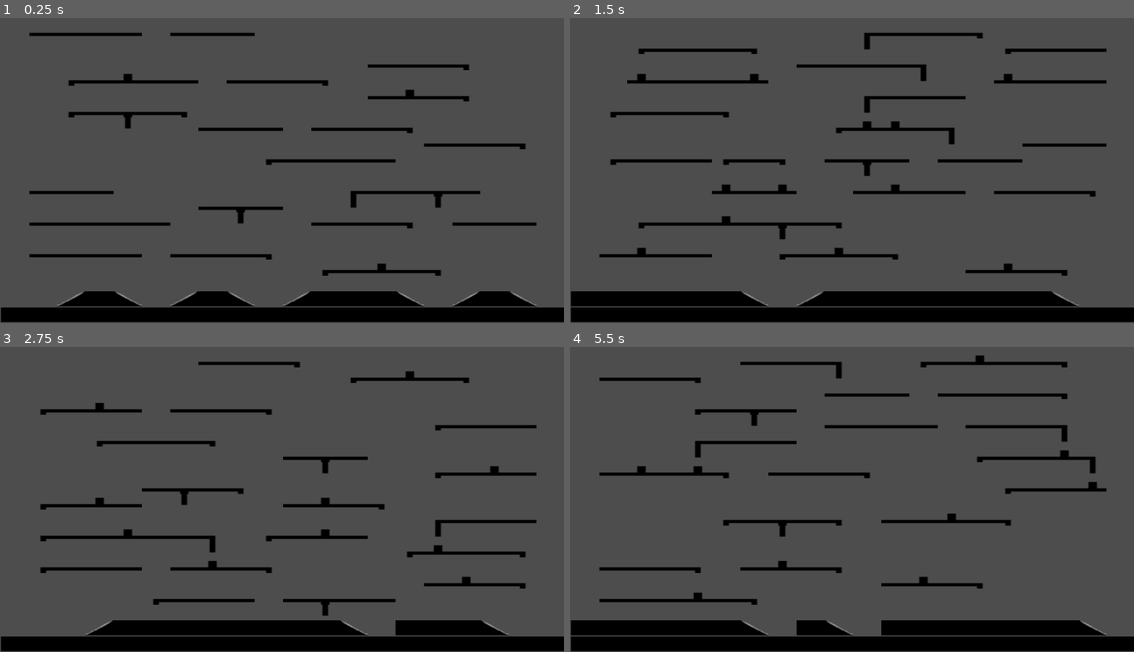
Above: before the commit, frames 1-4 (two rows, left to right).
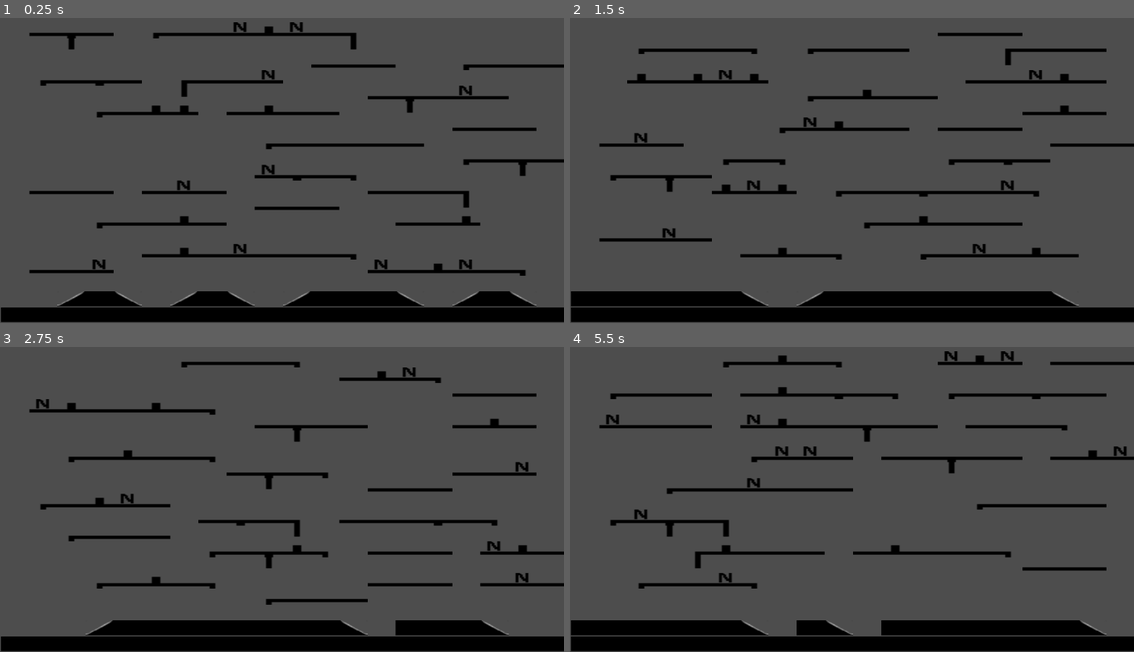
Above: after the commit, the same moments.

Repository: Deiuca/Grammatica
Game: Godot game, scene res://progetto.tscn
Same seed, same stepped clock (60 frames per second), same inputs: the game is played once before the commit and once after it.
Inputs:
- Up to frame 1 (0.25 s): no input
- Up to frame 2 (1.5 s): tap Enter at 0.5 s; hold R 0.53-1.28 s; tap R at 1.35 s
- Up to frame 3 (2.75 s): tap Space at 2 s; hold R from 2.03 s (still down)
- Up to frame 4 (5.5 s): release R at 2.78 s; tap R at 2.85, 4.35 s; tap Enter at 3.5 s; hold R 3.53-4.28 s; tap Space at 5 s; hold R from 5.03 s (still down)

The runs differ from the first frame. In frame 1, 6.7% of the frame differs, in the area x 5-100%, y 1-85%; in frame 2, 6.3%; in frame 3, 6.4%; in frame 4, 8.0%.

Commit message:
+ Nemici. 1° Stato funzionante

Diff:
--- a/Script/regole.gd
+++ b/Script/regole.gd
@@ -10,20 +10,24 @@
 	["", "A", ["-w-1AAAA", "+w-1AAAA", "+w+w+w-1AAA", "+2A", "-1A"], ["eS"], 0.5],
 	["", "S", ["-w-1AAAAA","+w-1AAAAA", "+3A"], ["SSS"], 40.0],
 	["", "SA", ["-w-1AAAA", "+w-1AAAA", "+2A"], ["SE"], 100.0],
+	["", "S", ["+1eS"], ["+1S"], 100.0],
 	["", "A", ["-w-wS"], ["P"], 100.0],
 	["", "A", ["-w-wE"], ["O"], 100.0],
 	["", "A", ["-w-we"], ["O"], 100.0],
-	["regola2", "A", ["-w-1AAAA", "+w+1AAA", "-1A"], ["PPP"], 15.0],
-	["regola5", "A", ["-w-1AAA", "+w+1AAA", "+1A", "-1P"], ["P"], 60.0], #espansione
+	["regola2", "A", ["-w-1AAAA", "+w-1AAA", "-1A"], ["PPP"], 15.0],
+	["regola5", "A", ["-w-1AAA", "+w-1AAA", "+1A", "-1P"], ["P"], 60.0], #espansione
 	["regola4", "PA", ["+wA", "-w-1AAAA", "+2A"], ["PE"], 80.0],
 	["regola5", "AP", ["-w-1AAA", "-1A", "+w-1AAA"], ["eP"], 80.0],
 	["regola5", "AP", ["-w-1AAA", "-1A", "+w-1AAA", "+w+wP"], ["eP"], 100.0],
 	["rr", "PPP", [], ["POP"], 20.0],
 	["r", "PPP",[], ["PoP"], 20.0],
-	["regola6", "A", ["-wE", "+wP", "+1A"], ["V"], 80.0],
-	["regola6", "A", ["-we", "+wP", "+1A"], ["V"], 80.0],
+	["Nemico", "PO", [], ["N"], 10.0],
+	["Nemico", "OP", [], ["+1N"], 10.0],
+	["Nemico", "P", [], ["N"], 10.0],
+	["regola6", "A", ["-wE", "+wP", "+1A"], ["V"], 90.0],
+	["regola6", "A", ["-we", "+wP", "+1A"], ["V"], 90.0],
 	["r", "P", ["-wV"], ["O"], 70.0],
-	["regola6", "A", ["-wo"], ["V"], 100.0],
+	["regola6", "A", ["-wo", "+wA"], ["V"], 100.0],
 ]
 
 var lettere_to_texture ={
@@ -38,4 +42,5 @@
 	"O" : preload("res://Textures/piattaforma_ostacolo.png"),
 	"o" : preload("res://Textures/piattaforma_ostacolo_down.png"),
 	"S" : preload("res://Textures/piattaforma.png"),
+	"N" : preload("res://Textures/nemico.png"),
 }
Binary file added: Textures/nemico.png
Not shown, added: Textures/nemico.png.import
Not shown, changed: .DS_Store
